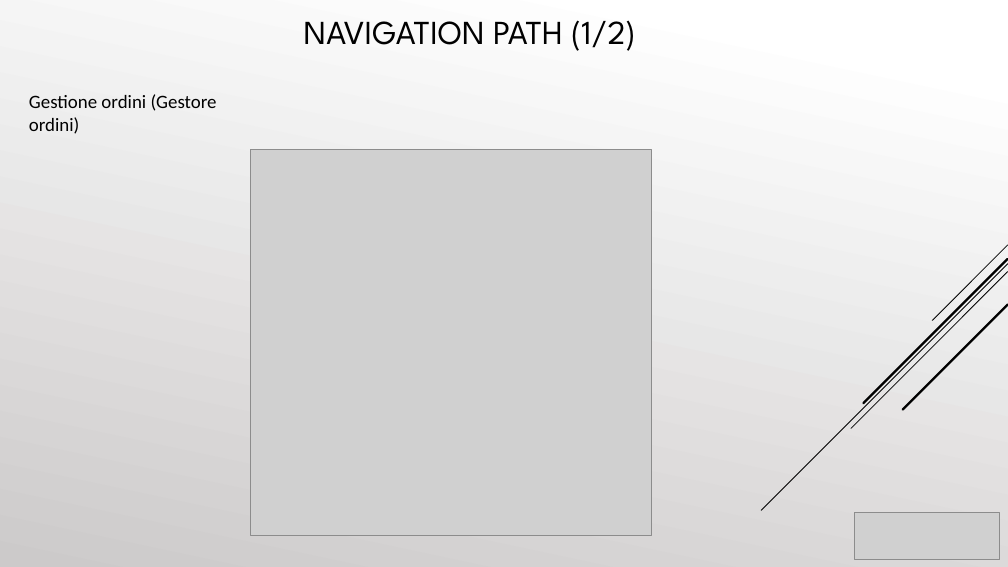
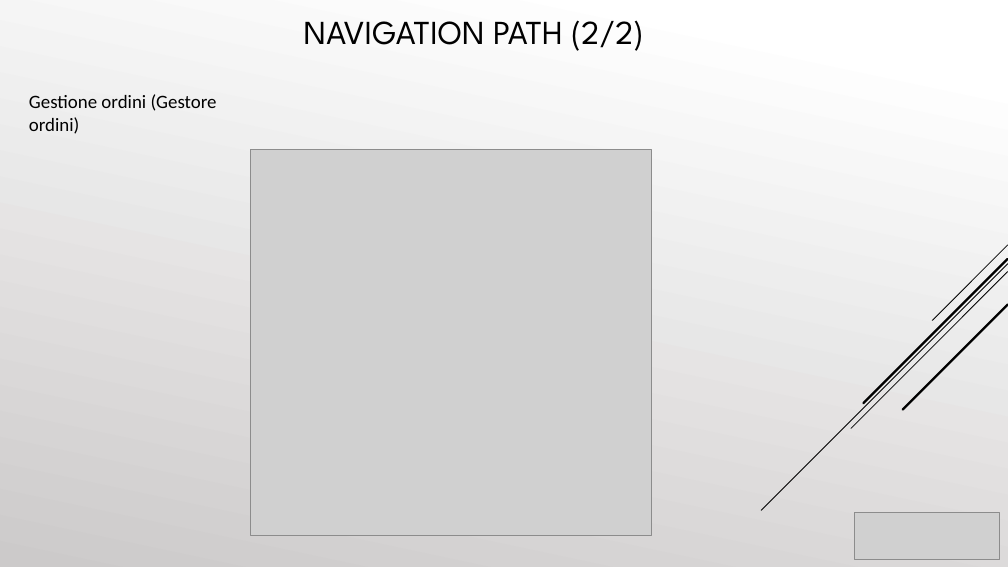
Before and after one commit to cosimob28/GamesHub, a slide deck: slide 19 of Work in progress/Presentazione/GamesHub.pptx. Drawn at 1008x567 pixels with LibreOffice and Linux fonts; fonts in the diff are those of the drawing; grey boxes stand for pictures. Boxes give left, top, right and bottom in pixels: in the first picture for what was removed or moved away, otherwise in the second. Text is boxed around its words. In the diff, an @@ line names an element or a change of style, - is before the commit and + after.

```diff
--- a/Work in progress/Presentazione/GamesHub.pptx
+++ b/Work in progress/Presentazione/GamesHub.pptx
@@ text at [304,20,644,51]: text changed @@
-NAVIGATION PATH (1/2)
+NAVIGATION PATH (2/2)
```
Also in this commit, not shown: 2 other slides changed.
